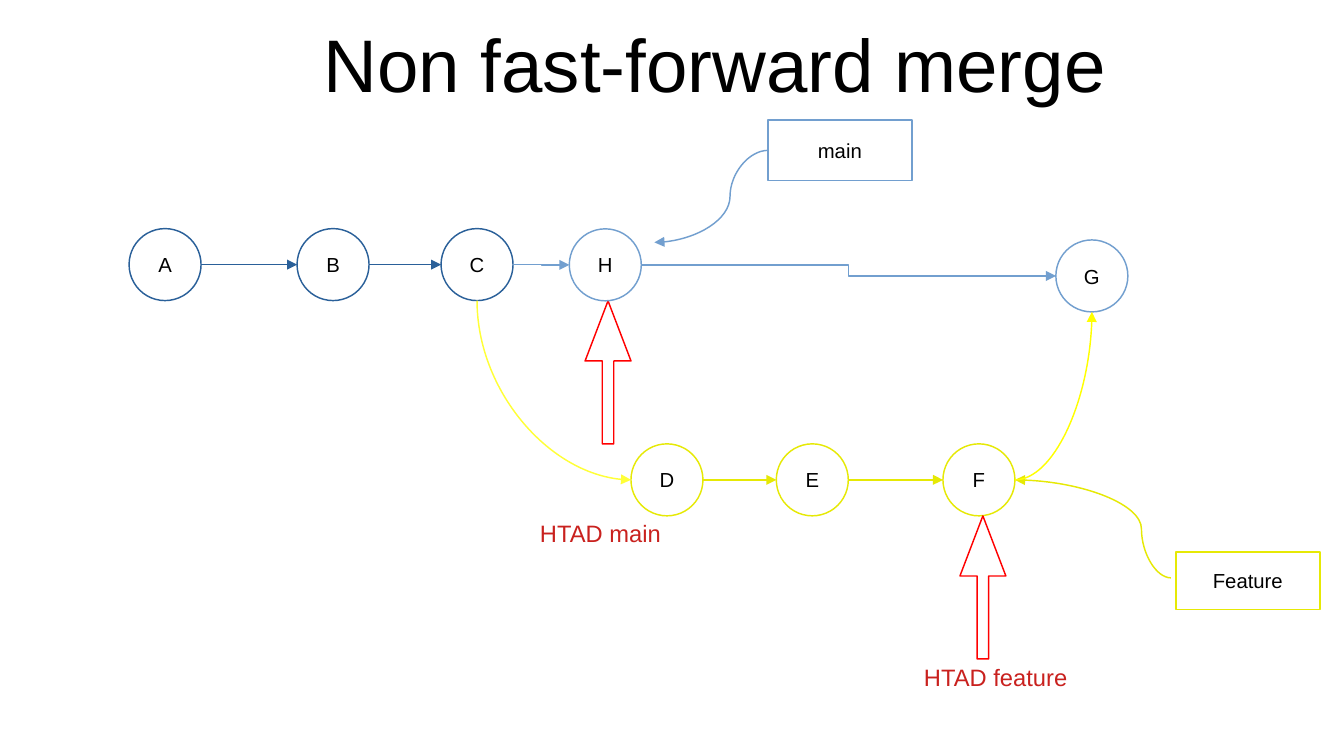
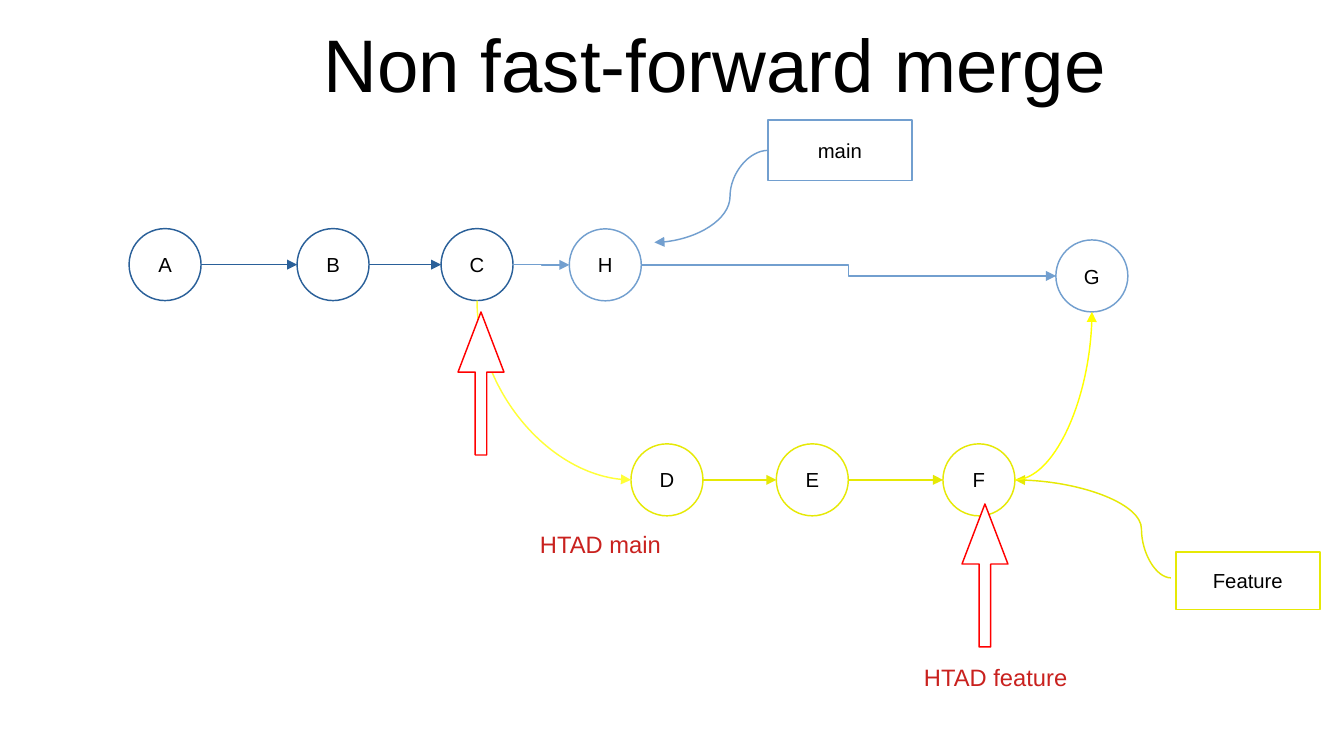
Before and after one commit to AndreevVE/GIT, a slide deck: slide 26 of Lecture 1 (3 hours)/GIT.odp (slide 25 before the commit). Drawn at 1344x756 pixels with LibreOffice and Linux fonts; fonts in the diff are those of the drawing. Boxes give left, top, right and bottom in pixels: in the first picture for what was removed or moved away, otherwise in the second. Text is boxed around its words. In the diff, an @@ line names an element or a change of style, - is before the commit and + after.

```diff
--- a/Lecture 1 (3 hours)/GIT.odp
+++ b/Lecture 1 (3 hours)/GIT.odp
@@ right arrow: place and size @@
-right arrow at [585, 302, 631, 445]
+right arrow at [458, 313, 504, 456]
@@ right arrow: place and size @@
-right arrow at [960, 517, 1007, 659]
+right arrow at [962, 504, 1008, 647]
@@ text "HTAD main": place and size @@
-text "HTAD main" at [540, 525, 660, 543]
+text "HTAD main" at [540, 536, 660, 554]
```
Also in this commit, not shown: 1 other slide changed, 1 slide added, 2 other files.
